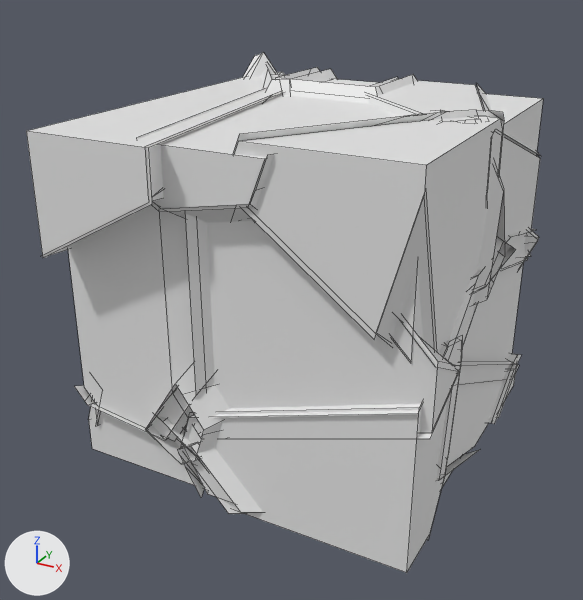
What one commit did to the Blender file Assets/Resources/Models/Glass.blend.
Before and after are seen from a camera (50 mm lens) standing at (2.13, -4.21, 2.9) and looking at (-0.08, -0.19, 0.89). The axes (+X, +Y, +Z) are drawn at lower left. The lights are the same throughout. Mesh edges are drawn as thin lines.

In view in the first picture: 'Cube_cell.002', 'Cube_cell.005', 'Cube_cell.006', 'Cube_cell.007', 'Cube_cell.010', 'Cube_cell.011', 'Cube_cell.012', 'Cube_cell.013', 'Cube_cell.014', 'Cube_cell.016', 'Cube_cell.017', 'Cube_cell.018', 'Cube_cell.019', 'Cube_cell.021', 'Cube_cell.022', 'Cube_cell.024', 'Cube_cell.025', 'Cube_cell.030', 'Cube_cell.031', 'Cube_cell.032', 'Cube_cell.033', 'Cube_cell.035', 'Cube_cell.036'.
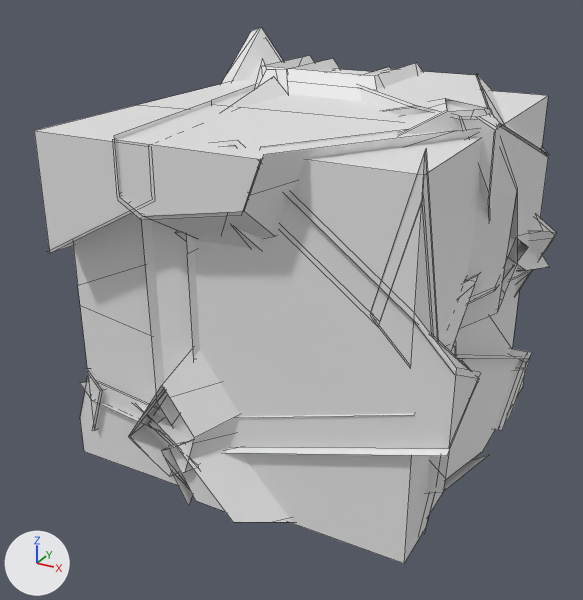
Commit message: Fixing Glass

Edits to the bpy script that builds the scene:
```text
Change me_cube_cell_004:
    used by ob_cube_cell_005; parent = ob_broken_glass; location = (0.727, 0.325, 0.716); scale = (1.02, 1.02, 1.02)
    remove me_cube_cell_004.from_pydata(...)  # 59 vertices, 42 faces; spans x -0.64..0.34, y -0.99..0.81, z -0.71..0.58
    add me_cube_cell_004.from_pydata(...)  # 72 vertices, 53 faces; spans x -0.64..0.34, y -0.99..0.81, z -0.71..0.58
    me_cube_cell_004 part 1
    11 faces are deleted
    13 vertices are added at x -0.42..0.34, y -0.59..0.81, z -0.5..0.55
    22 new faces join them
Change me_cube_cell_010:
    used by ob_cube_cell_011; parent = ob_broken_glass; location = (0.0169, -0.384, 1.843); scale = (1.02, 1.02, 1.02)
    remove me_cube_cell_010.from_pydata(...)  # 52 vertices, 27 faces; spans x -0.68..0.89, y -0.74..1.09, z -0.31..0.19
    add me_cube_cell_010.from_pydata(...)  # 64 vertices, 37 faces; spans x -0.68..0.89, y -0.74..1.09, z -0.31..0.19
    me_cube_cell_010 part 2
    10 faces are deleted
    12 vertices are added at x -0.57..0.88, y 0.16..0.22, z -0.25..0.19
    20 new faces join them
Change me_cube_cell_018:
    used by ob_cube_cell_019; parent = ob_broken_glass; location = (-0.784, 0.202, 1.821); scale = (1.02, 1.02, 1.02)
    remove me_cube_cell_018.from_pydata(...)  # 37 vertices, 14 faces; spans x -0.27..0.51, y -1.44..0.95, z -0.53..0.22
    add me_cube_cell_018.from_pydata(...)  # 45 vertices, 20 faces; spans x -0.27..0.51, y -1.44..0.95, z -0.53..0.22
    me_cube_cell_018 part 3
    6 faces are deleted
    8 vertices are added at x -0.27..0.4, y -0.6..-0.29, z -0.47..0.22
    12 new faces join them
Change me_cube_cell_032:
    used by ob_cube_cell_033; parent = ob_broken_glass; location = (-0.601, -0.624, 0.828); scale = (1.02, 1.02, 1.02)
    remove me_cube_cell_032.from_pydata(...)  # 55 vertices, 34 faces; spans x -0.48..0.76, y -0.46..0.91, z -0.58..1.13
    add me_cube_cell_032.from_pydata(...)  # 75 vertices, 49 faces; spans x -0.48..0.76, y -0.46..0.91, z -0.58..1.13
    me_cube_cell_032 part 4
    9 faces are deleted
    20 vertices are added at x -0.48..0.64, y -0.46..0.75, z -0.03..0.79
    24 new faces join them
Change ob_cube_cell_002:
    ob_cube_cell_002.scale: (1.02, 1.02, 1.02) -> (1.15, 1.15, 1.15)
Change ob_cube_cell_006:
    ob_cube_cell_006.scale: (1.02, 1.02, 1.02) -> (1.15, 1.15, 1.15)
Change ob_cube_cell_007:
    ob_cube_cell_007.scale: (1.02, 1.02, 1.02) -> (1.15, 1.15, 1.15)
Change ob_cube_cell_010:
    ob_cube_cell_010.scale: (1.02, 1.02, 1.02) -> (0.954, 0.954, 0.954)
Change ob_cube_cell_011:
    ob_cube_cell_011.scale: (1.02, 1.02, 1.02) -> (1.15, 1.15, 1.15)
Change ob_cube_cell_012:
    ob_cube_cell_012.scale: (1.02, 1.02, 1.02) -> (1.15, 1.15, 1.15)
Change ob_cube_cell_013:
    ob_cube_cell_013.scale: (1.02, 1.02, 1.02) -> (1.15, 1.15, 1.15)
Change ob_cube_cell_014:
    ob_cube_cell_014.scale: (1.02, 1.02, 1.02) -> (1.15, 1.15, 1.15)
Change ob_cube_cell_016:
    ob_cube_cell_016.scale: (1.02, 1.02, 1.02) -> (1.15, 1.15, 1.15)
Change ob_cube_cell_017:
    ob_cube_cell_017.scale: (1.02, 1.02, 1.02) -> (1.15, 1.15, 1.15)
Change ob_cube_cell_018:
    ob_cube_cell_018.scale: (1.02, 1.02, 1.02) -> (0.903, 0.903, 0.903)
Change ob_cube_cell_019:
    ob_cube_cell_019.scale: (1.02, 1.02, 1.02) -> (0.986, 0.986, 0.986)
Change ob_cube_cell_021:
    ob_cube_cell_021.scale: (1.02, 1.02, 1.02) -> (1.15, 1.15, 1.15)
Change ob_cube_cell_022:
    ob_cube_cell_022.scale: (1.02, 1.02, 1.02) -> (1.15, 1.15, 1.15)
Change ob_cube_cell_024:
    ob_cube_cell_024.scale: (1.02, 1.02, 1.02) -> (1.15, 1.15, 1.15)
Change ob_cube_cell_025:
    ob_cube_cell_025.scale: (1.02, 1.02, 1.02) -> (1.15, 1.15, 1.15)
Change ob_cube_cell_030:
    ob_cube_cell_030.scale: (1.02, 1.02, 1.02) -> (1.15, 1.15, 1.15)
Change ob_cube_cell_031:
    ob_cube_cell_031.scale: (1.02, 1.02, 1.02) -> (1.15, 1.15, 1.15)
Change ob_cube_cell_032:
    ob_cube_cell_032.scale: (1.02, 1.02, 1.02) -> (1.15, 1.15, 1.15)
Change ob_cube_cell_033:
    ob_cube_cell_033.scale: (1.02, 1.02, 1.02) -> (0.968, 0.968, 0.968)
Change ob_cube_cell_035:
    ob_cube_cell_035.scale: (1.02, 1.02, 1.02) -> (1.15, 1.15, 1.15)
Change ob_cube_cell_036:
    ob_cube_cell_036.scale: (1.02, 1.02, 1.02) -> (1.15, 1.15, 1.15)
```

Changed parts and their boxes [x1, y1, x2, y2] in the pictures (583 x 600 px):
'Cube_cell.021', rescaled
    before: [159, 212, 461, 439]
    after: [142, 140, 480, 456]
'Cube_cell.018', rescaled
    before: [233, 110, 504, 353]
    after: [260, 130, 481, 342]
'Cube_cell.010', rescaled
    before: [180, 335, 462, 573]
    after: [238, 342, 456, 563]
'Cube_cell.011', reshaped, rescaled
    before: [137, 89, 399, 223]
    after: [113, 84, 479, 237]
'Cube_cell.033', reshaped, rescaled
    before: [68, 206, 214, 441]
    after: [73, 213, 200, 428]
'Cube_cell.019', reshaped, rescaled
    before: [26, 71, 285, 258]
    after: [34, 80, 251, 253]
'Cube_cell.035', rescaled (9% wider, 10% taller)
    before: [367, 77, 540, 271]
    after: [359, 67, 548, 281]
'Cube_cell.014', rescaled
    before: [431, 110, 505, 305]
    after: [175, 98, 517, 328]
'Cube_cell.012', rescaled
    before: [145, 366, 230, 464]
    after: [129, 348, 240, 476]
'Cube_cell.030', rescaled
    before: [436, 361, 518, 481]
    after: [426, 354, 530, 493]
'Cube_cell.013', rescaled
    before: [177, 442, 263, 512]
    after: [162, 439, 292, 522]
'Cube_cell.006', rescaled
    before: [392, 268, 423, 364]
    after: [371, 150, 438, 365]
'Cube_cell.025', rescaled
    before: [88, 407, 194, 485]
    after: [80, 377, 178, 485]
'Cube_cell.005', reshaped
    before: [449, 229, 535, 385]
    after: [443, 273, 519, 356]
'Cube_cell.022', rescaled (12% wider, 14% taller)
    before: [276, 67, 531, 257]
    after: [262, 55, 549, 272]
'Cube_cell.002', rescaled
    before: [478, 93, 543, 156]
    after: [481, 90, 548, 152]
'Cube_cell.024', rescaled
    before: [243, 52, 278, 77]
    after: [221, 27, 283, 84]
'Cube_cell.007', rescaled (18% wider, 20% taller)
    before: [261, 66, 337, 95]
    after: [250, 58, 340, 93]
'Cube_cell.036', rescaled (15% wider, 14% taller)
    before: [488, 353, 521, 424]
    after: [494, 349, 532, 430]
'Cube_cell.016', rescaled
    before: [518, 228, 539, 271]
    after: [515, 214, 557, 296]
'Cube_cell.032', rescaled
    before: [472, 238, 515, 294]
    after: [468, 236, 528, 303]
'Cube_cell.017', rescaled
    before: [157, 416, 207, 470]
    after: [135, 405, 198, 465]
'Cube_cell.031', rescaled
    before: [94, 401, 101, 426]
    after: [85, 369, 104, 431]
part 1 of me_cube_cell_004, built on
    before: [461, 264, 523, 362]
    after: [455, 273, 519, 356]
part 2 of me_cube_cell_010, built on
    before: [137, 89, 399, 159]
    after: [114, 84, 451, 196]
part 3 of me_cube_cell_018, built on
    before: [28, 72, 285, 257]
    after: [35, 80, 251, 252]
part 4 of me_cube_cell_032, built on
    before: [68, 206, 214, 441]
    after: [73, 213, 200, 408]
